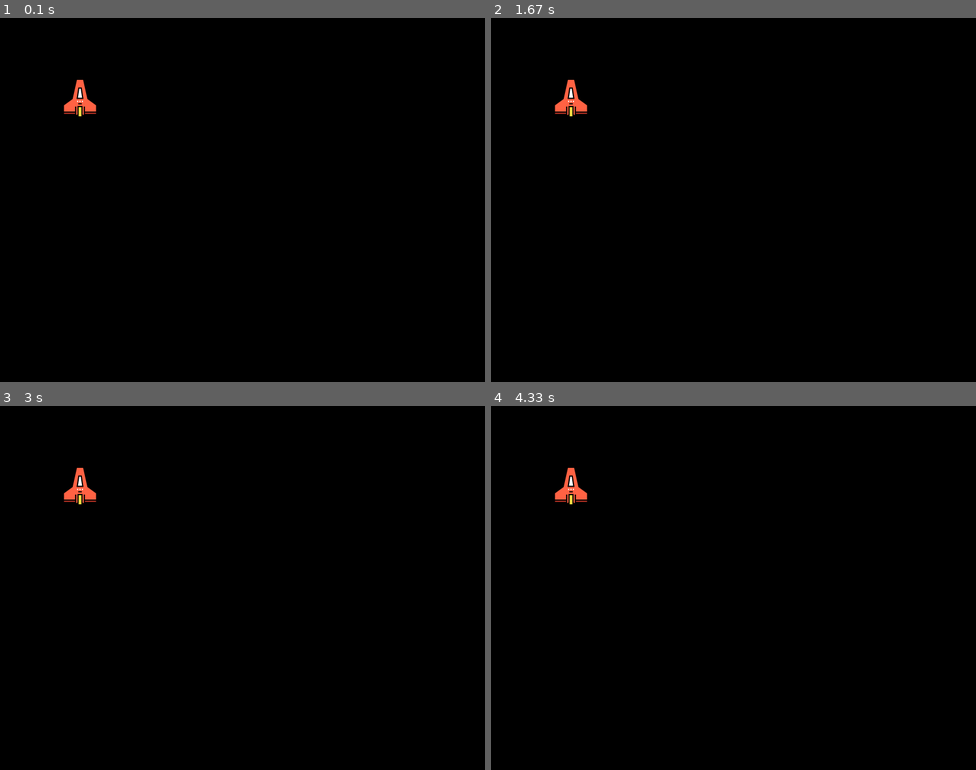
Above: before the commit, frames 1-4 (two rows, left to right).
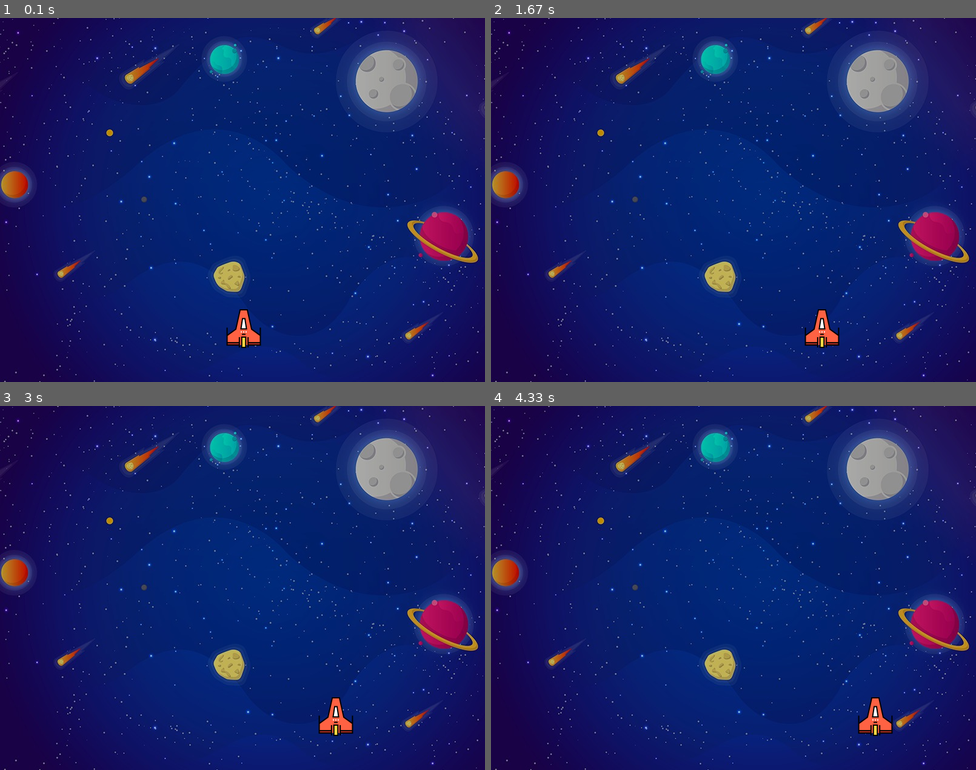
Above: after the commit, the same moments.

Repository: D205Legend/python-intermediate
Game: pygame game, started from 02-PYGAME/main.py
The game is run twice, just before and just after one commit, with the same random seed, the same clock (stepped at 60 frames per second) and the same inputs.
Inputs:
- Up to frame 1 (0.1 s): no input
- Up to frame 2 (1.67 s): hold Right 0.33-0.8 s; hold Right 0.83-1.3 s; hold Left from 1.33 s (still down)
- Up to frame 3 (3 s): release Left at 1.87 s; hold Left 1.9-2.3 s; hold Right 2.33-2.97 s
- Up to frame 4 (4.33 s): hold Left 3-3.47 s; hold Right 3.5-3.97 s; hold Right from 4 s (still down)

The runs differ from the first frame. In frame 1, 100% of the frame differs, in the area x 0-100%, y 0-100%; in frame 2, 100%; in frame 3, 100%; in frame 4, 100%.

Commit message:
1-June classwork

Diff:
--- a/02-PYGAME/main.py
+++ b/02-PYGAME/main.py
@@ -7,14 +7,40 @@
 # Creat the screen
 screen = pygame.display.set_mode((800, 600))
 
-#Importing player image
+
+# Player variables
+playerX = 370
+playerY = 480
+playerX_change = 0
+
+# Importing player image
 playerImg = pygame.image.load('player.png')
+
+# Importing backdrop image
+backgroundImg = pygame.image.load('background.jpeg')
+
 
 while True:
     events = pygame.event.get()
     for event in events:
         if event.type == pygame.QUIT:
             sys.exit()
+        if event.type == pygame.KEYDOWN:
+            if event.key == pygame.K_RIGHT:
+                playerX_change = 4
+            if event.key == pygame.K_LEFT:
+                playerX_change = -4
+        if event.type == pygame.KEYUP:
+            playerX_change = 0
 
-    screen.blit(playerImg, (100, 100))
+    # Boundary Detection
+    if playerX > 736:
+        playerX = 736
+    elif playerX < 0:
+        playerX = 0
+
+
+    playerX = playerX + playerX_change
+    screen.blit(backgroundImg, (0, 0))
+    screen.blit(playerImg, (playerX, playerY))
     pygame.display.update()
Binary file added: 02-PYGAME/background.jpeg
Not shown, changed: .DS_Store
